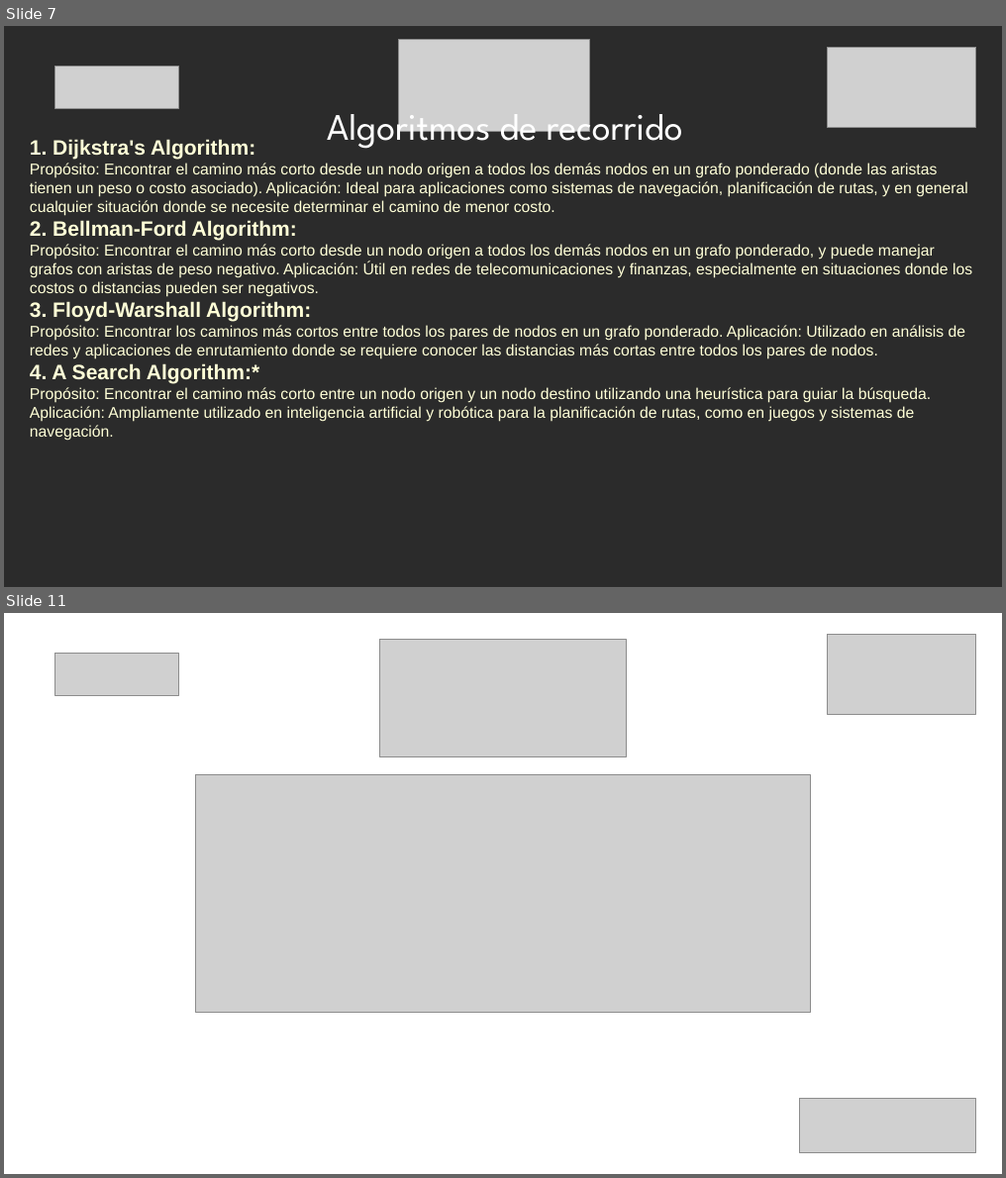
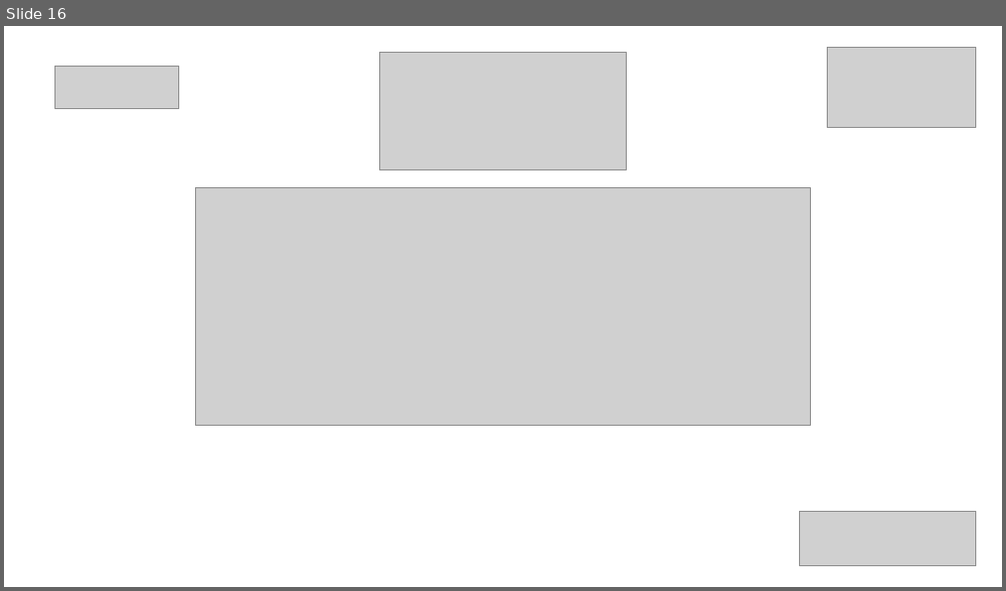
Before and after one commit to jflatorreo/TalentoTech_FullStack, a slide deck: Material pedagógico/Modulo 2/Clase 4/Clase 4 - Modulo 2.pptx. Shown one above the other, each under a label of ours: slides 7 and 11 before the commit, slide 16 after it; the slides between them are not shown. The pictures are 1006x1178 and 1006x591 pixels, drawn with LibreOffice and Linux fonts; fonts in the diff are those of the drawing; grey boxes stand for pictures; background and template pictures are left out; a plain dark background stands for a picture behind light text. Boxes give left, top, right and bottom in pixels: in the first picture for what was removed or moved away, otherwise in the second. Text is boxed around its words. In the diff, an @@ line names an element or a change of style, - is before the commit and + after.

```diff
--- a/Material pedagógico/Modulo 2/Clase 4/Clase 4 - Modulo 2.pptx
+++ b/Material pedagógico/Modulo 2/Clase 4/Clase 4 - Modulo 2.pptx
@@ slide 7 removed at box(4, 26, 1002, 587), background picture (left out) @@
@@ picture removed at box(399, 40, 590, 131) @@
@@ picture removed at box(828, 47, 976, 127) @@
@@ picture removed at box(55, 66, 178, 108) @@
@@ text removed at box(327, 102, 683, 152) @@
-Algoritmos de recorrido
@@ text removed at box(30, 139, 972, 441) @@
-1. Dijkstra's Algorithm:
-Propósito: Encontrar el camino más corto desde un nodo origen a todos los demás nodos en un grafo ponderado (donde las aristas tienen un peso o costo asociado). Aplicación: Ideal para aplicaciones como sistemas de navegación, planificación de rutas, y en general cualquier situación donde se necesite determinar el camino de menor costo.
-2. Bellman-Ford Algorithm:
-Propósito: Encontrar el camino más corto desde un nodo origen a todos los demás nodos en un grafo ponderado, y puede manejar grafos con aristas de peso negativo. Aplicación: Útil en redes de telecomunicaciones y finanzas, especialmente en situaciones donde los costos o distancias pueden ser negativos.
-3. Floyd-Warshall Algorithm:
-Propósito: Encontrar los caminos más cortos entre todos los pares de nodos en un grafo ponderado. Aplicación: Utilizado en análisis de redes y aplicaciones de enrutamiento donde se requiere conocer las distancias más cortas entre todos los pares de nodos.
-4. A Search Algorithm:*
-Propósito: Encontrar el camino más corto entre un nodo origen y un nodo destino utilizando una heurística para guiar la búsqueda. Aplicación: Ampliamente utilizado en inteligencia artificial y robótica para la planificación de rutas, como en juegos y sistemas de navegación.
@@ what was slide 11 is now slide 16 @@
```
Also in this commit, not shown: 2 slides changed, 12 slides added, 6 other slides removed, 14 other files.
